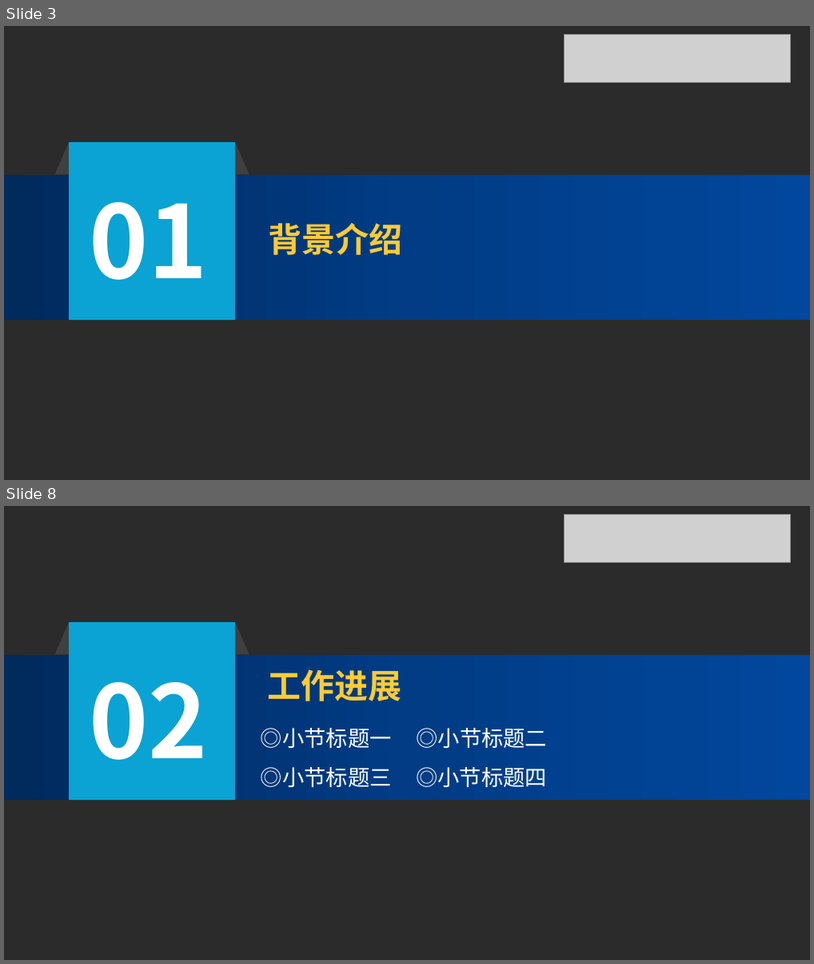
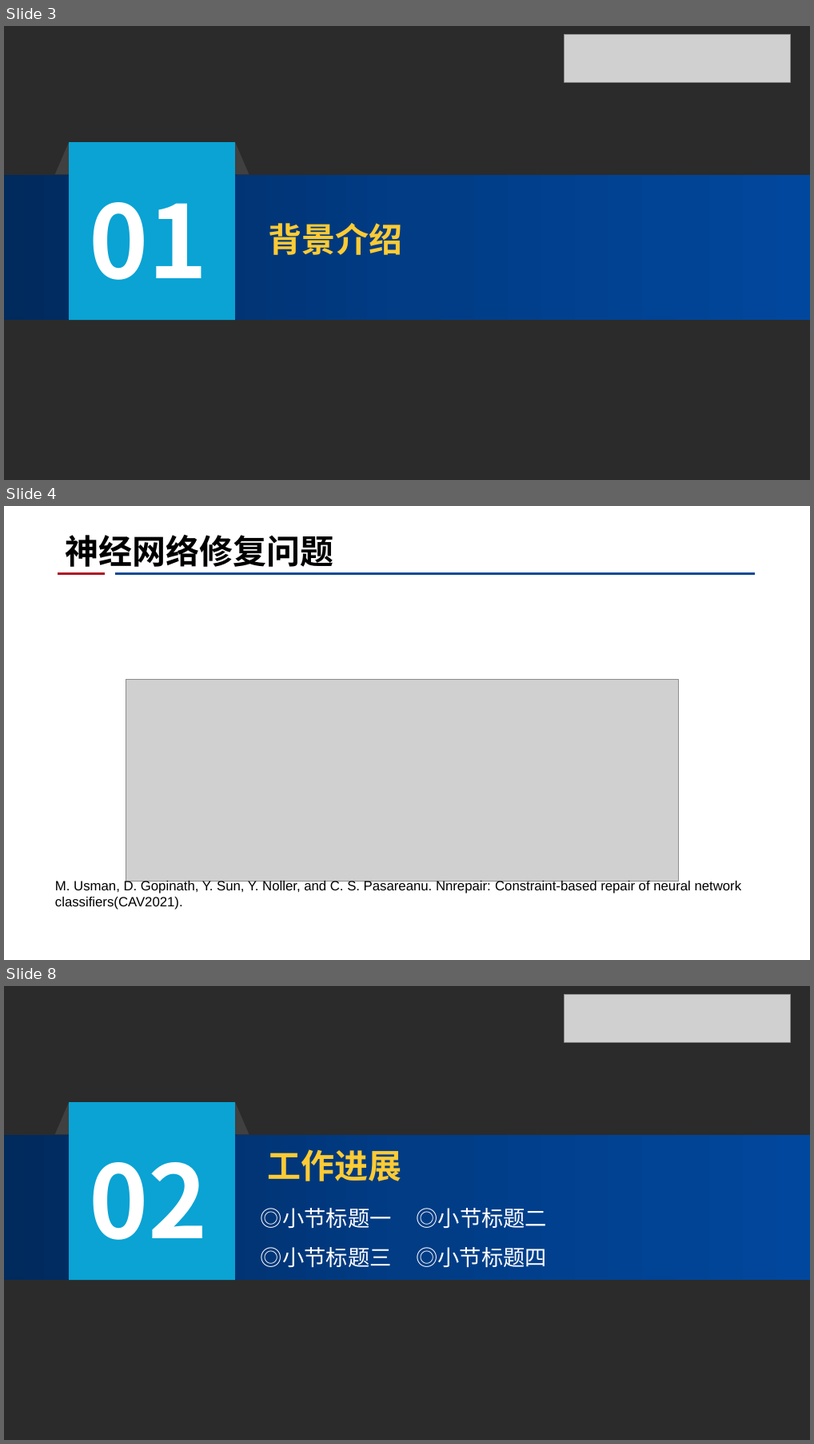
Before and after one commit to CRhapsody/Presentation_Slides, a slide deck: 神经网络修复工作进展.pptx. Shown one above the other, each under a label of ours: slides 3 and 8 before the commit, slides 3, 4 and 8 after it; the slides between them are not shown. The pictures are 814x964 and 814x1444 pixels, drawn with LibreOffice and Linux fonts; fonts in the diff are those of the drawing; grey boxes stand for pictures; background and template pictures are left out; a plain dark background stands for a picture behind light text. Boxes give left, top, right and bottom in pixels: in the first picture for what was removed or moved away, otherwise in the second. Text is boxed around its words. In the diff, an @@ line names an element or a change of style, - is before the commit and + after.

```diff
--- a/神经网络修复工作进展.pptx
+++ b/神经网络修复工作进展.pptx
@@ slide 4 added at bbox=[4, 506, 810, 960], background #FFFFFF @@
@@ title added at bbox=[66, 535, 334, 567], 40 pt, text #000000, bold @@
+神经网络修复问题
@@ line added from (58, 574) to (105, 574), #AE1324 3.5 pt @@
@@ line added from (115, 574) to (755, 574), #0C4994 3.5 pt @@
@@ picture added at bbox=[126, 679, 678, 881] @@
@@ text added at bbox=[55, 879, 742, 909], 16 pt, text #000000 @@
+M. Usman, D. Gopinath, Y. Sun, Y. Noller, and C. S. Pasareanu. Nnrepair: Constraint-based repair of neural network classifiers(CAV2021).
```
Also in this commit, not shown: 4 slides changed, 1 other slide added, 1 slide removed.
